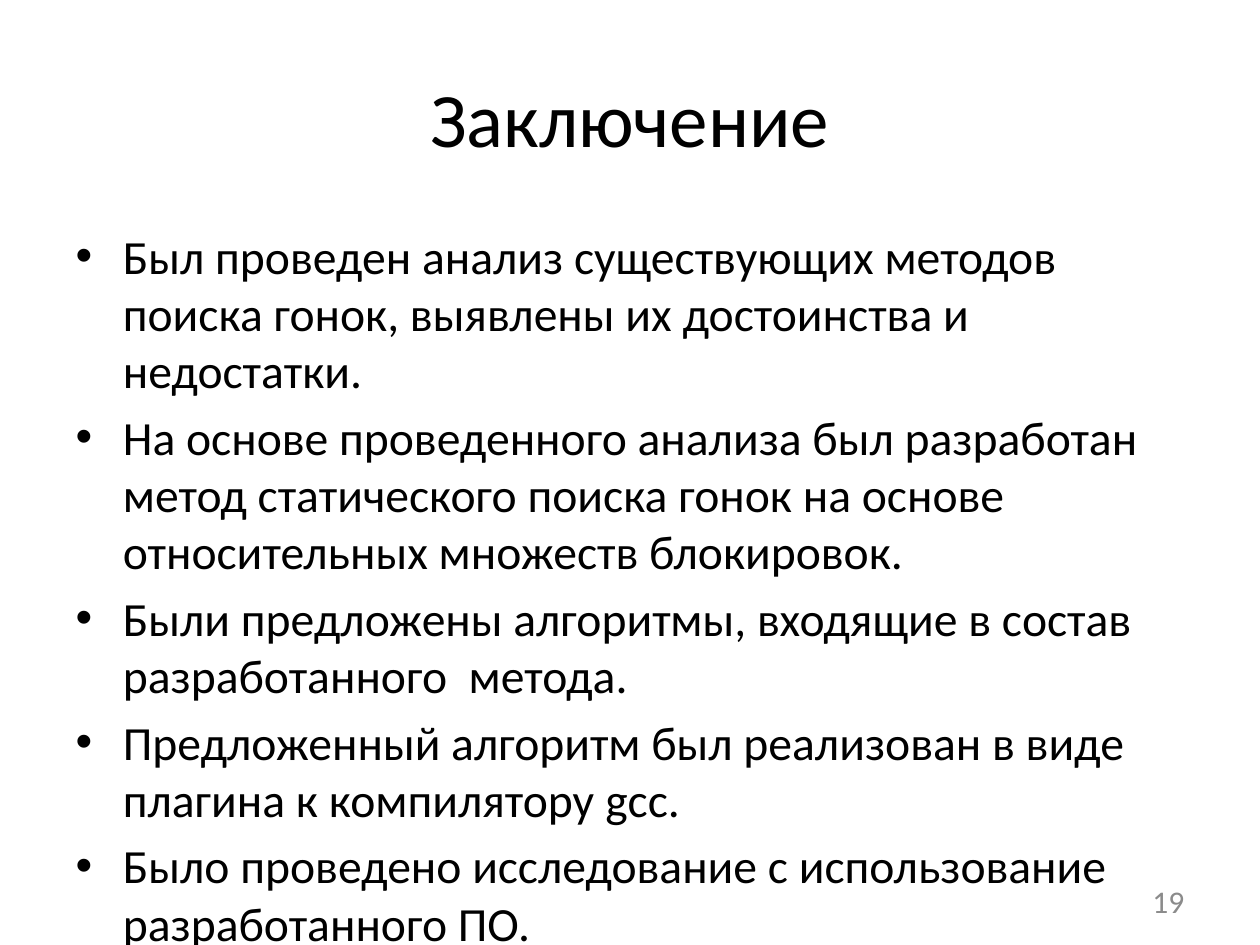
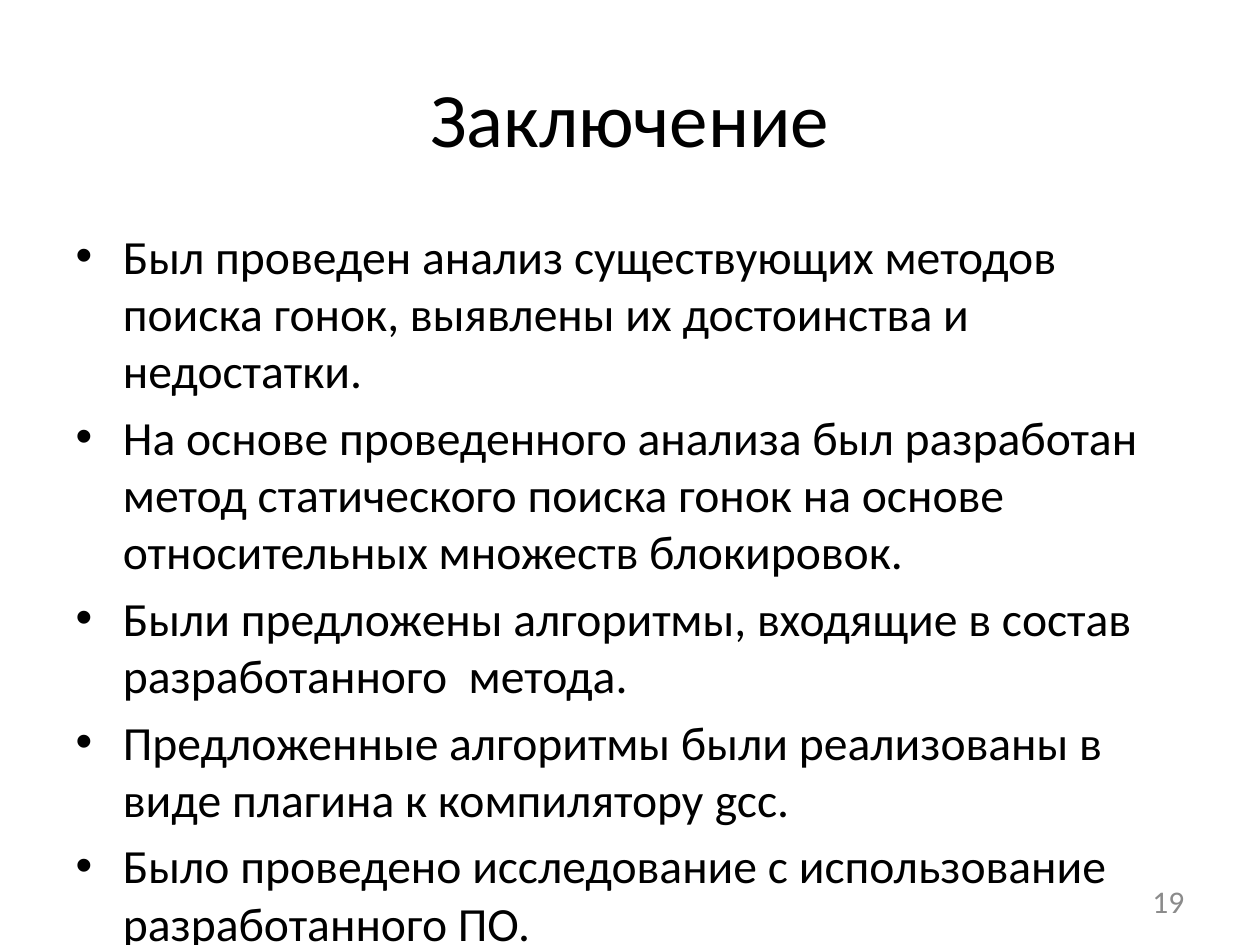
Before and after one commit to afrolovskiy/diplom, a slide deck: slide 19 of presentations/diplom/static race detection.pptx. Drawn at 1260x945 pixels with LibreOffice and Linux fonts; fonts in the diff are those of the drawing. Boxes give left, top, right and bottom in pixels: in the first picture for what was removed or moved away, otherwise in the second. Text is boxed around its words. In the diff, an @@ line names an element or a change of style, - is before the commit and + after.

```diff
--- a/presentations/diplom/static race detection.pptx
+++ b/presentations/diplom/static race detection.pptx
@@ text at (x1=123, y1=727, x2=1102, y2=826): text changed @@
-• Предложенный алгоритм был реализован в виде плагина к компилятору gcc.
+• Предложенные алгоритмы были реализованы в виде плагина к компилятору gcc.
```
Also in this commit, not shown: 1 other slide changed, 1 other file.
